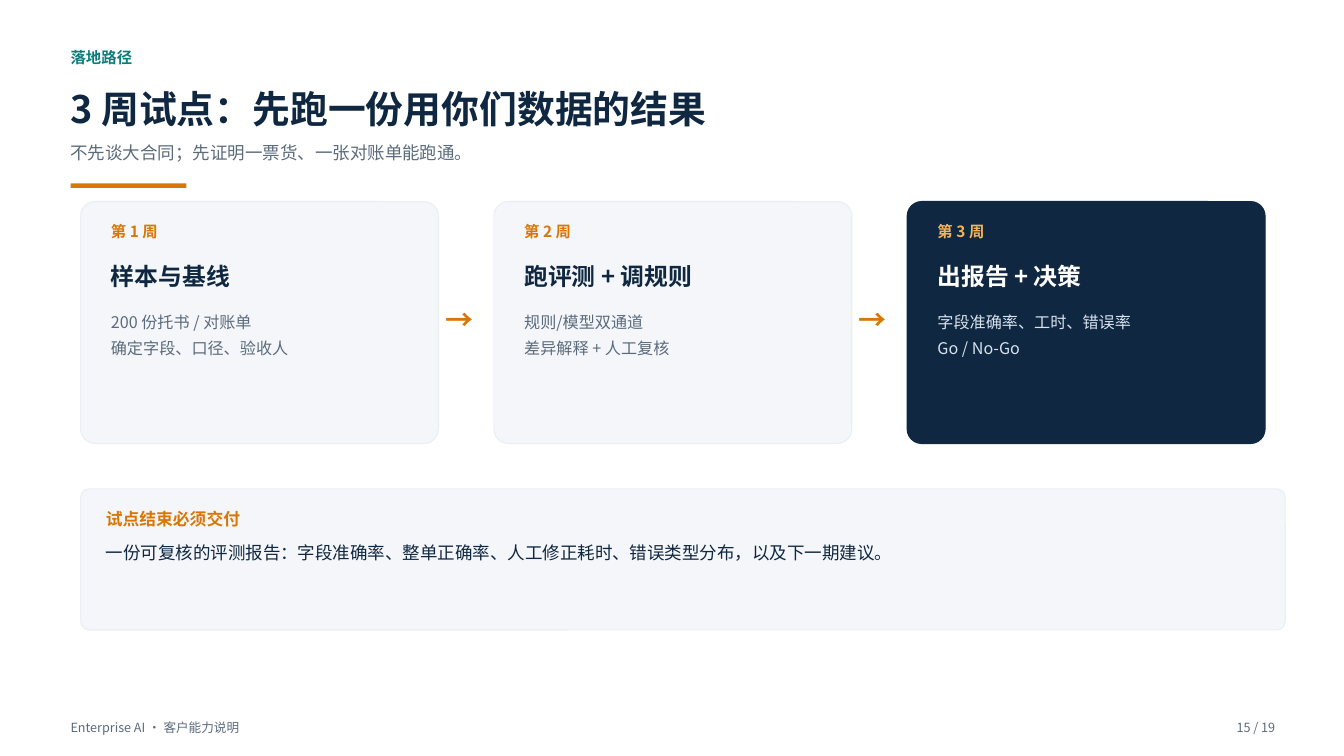
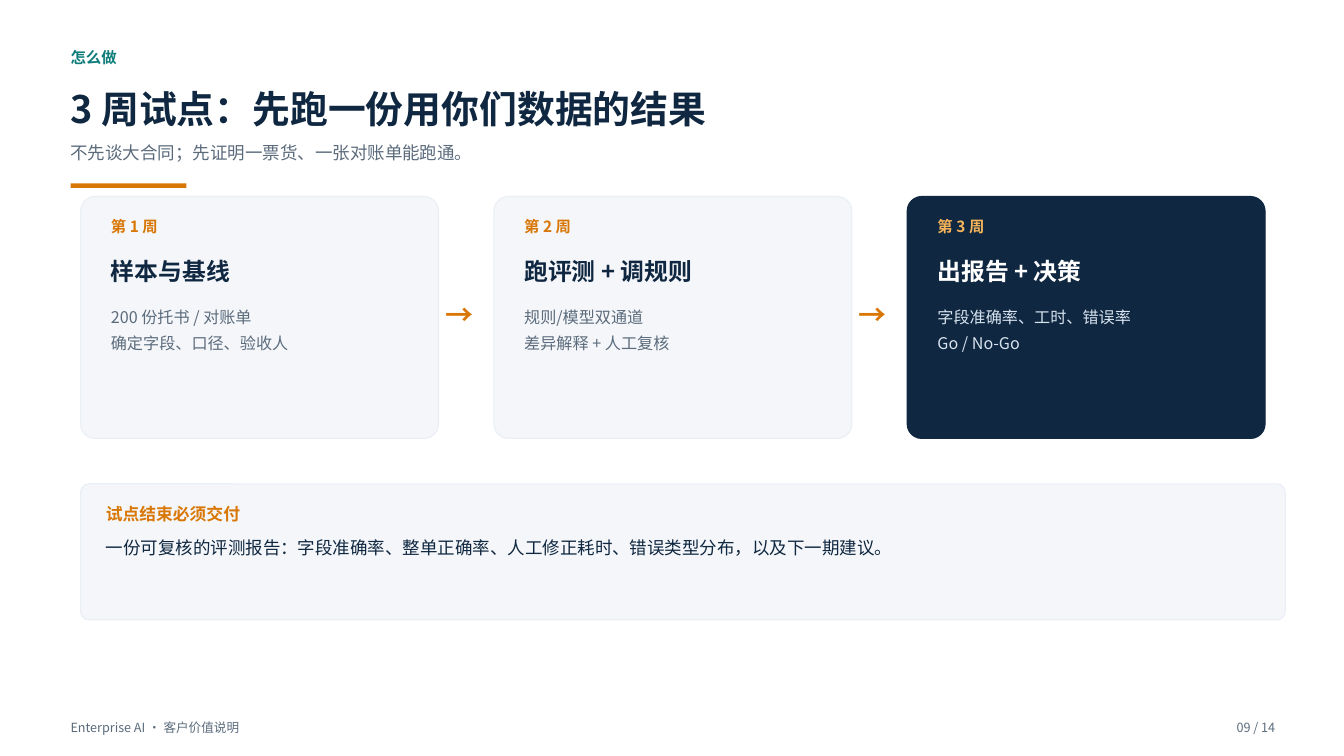
Before and after one commit to roma007/Enterprise-AI, a slide deck: slide 9 of 会客包/reports/客户老板版_系统能力介绍_2026-11-05.pptx (slide 15 before the commit). Drawn at 1344x756 pixels with LibreOffice and Linux fonts; fonts in the diff are those of the drawing. Boxes give left, top, right and bottom in pixels: in the first picture for what was removed or moved away, otherwise in the second. Text is boxed around its words. In the diff, an @@ line names an element or a change of style, - is before the commit and + after.

Commit message:
docs: 重做客户老板版 PPT，聚焦价值与落地

```diff
--- a/会客包/reports/客户老板版_系统能力介绍_2026-11-05.pptx
+++ b/会客包/reports/客户老板版_系统能力介绍_2026-11-05.pptx
@@ text at [71, 50, 117, 65]: text changed @@
-落地路径
+怎么做
@@ 13 texts, 3 rounded rectangles: place and size @@
-13 texts, 3 rounded rectangles at [81, 202, 1265, 561]
+13 texts, 3 rounded rectangles at [81, 197, 1265, 556]
@@ rounded rectangle: place and size @@
-rounded rectangle at [81, 489, 1286, 630]
+rounded rectangle at [81, 484, 1286, 620]
@@ text at [71, 721, 240, 735]: text changed @@
-Enterprise AI · 客户能力说明
+Enterprise AI · 客户价值说明
@@ text at [1237, 722, 1275, 732]: text changed @@
-15 / 19
+09 / 14
```
Also in this commit, not shown: 11 other slides changed, 2 slides added, 7 slides removed, 2 other files.
